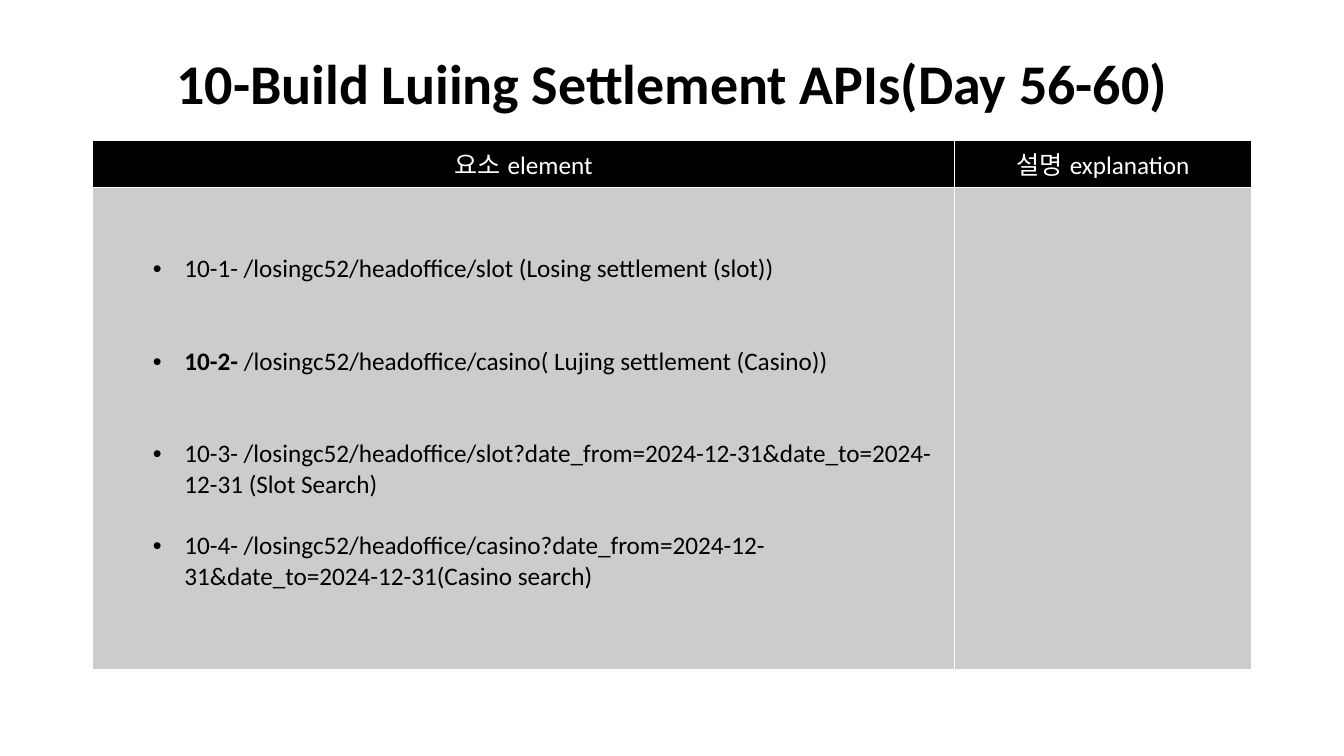
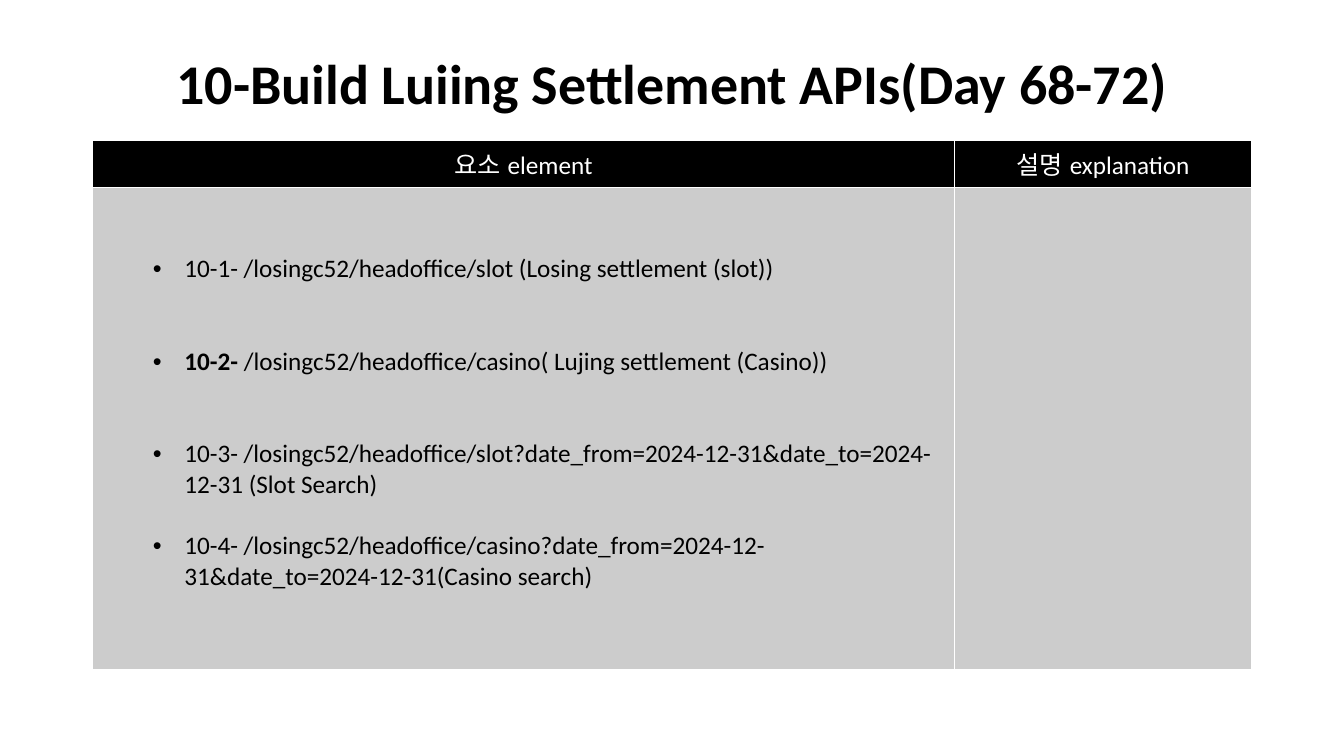
Before and after one commit to javaman37/garnet, a slide deck: slide 27 of src/main/resources/AdminPagePlanning.pptx (slide 24 before the commit). Drawn at 1344x756 pixels with LibreOffice and Linux fonts; fonts in the diff are those of the drawing. Boxes give left, top, right and bottom in pixels: in the first picture for what was removed or moved away, otherwise in the second. Text is boxed around its words. In the diff, an @@ line names an element or a change of style, - is before the commit and + after.

Commit message:
-add more user APIs(4-11->4-21),update plan

```diff
--- a/src/main/resources/AdminPagePlanning.pptx
+++ b/src/main/resources/AdminPagePlanning.pptx
@@ title at (x1=176, y1=62, x2=1167, y2=114): text changed @@
-10-Build Luiing Settlement APIs(Day 56-60)
+10-Build Luiing Settlement APIs(Day 68-72)
```
Also in this commit, not shown: 22 other slides changed, 3 slides added, 1 other file.
